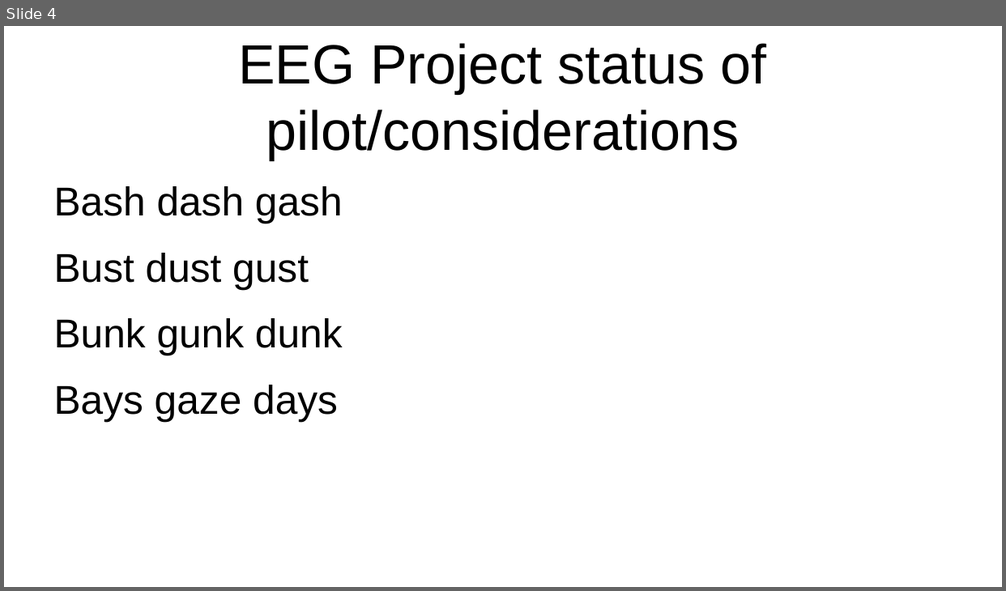
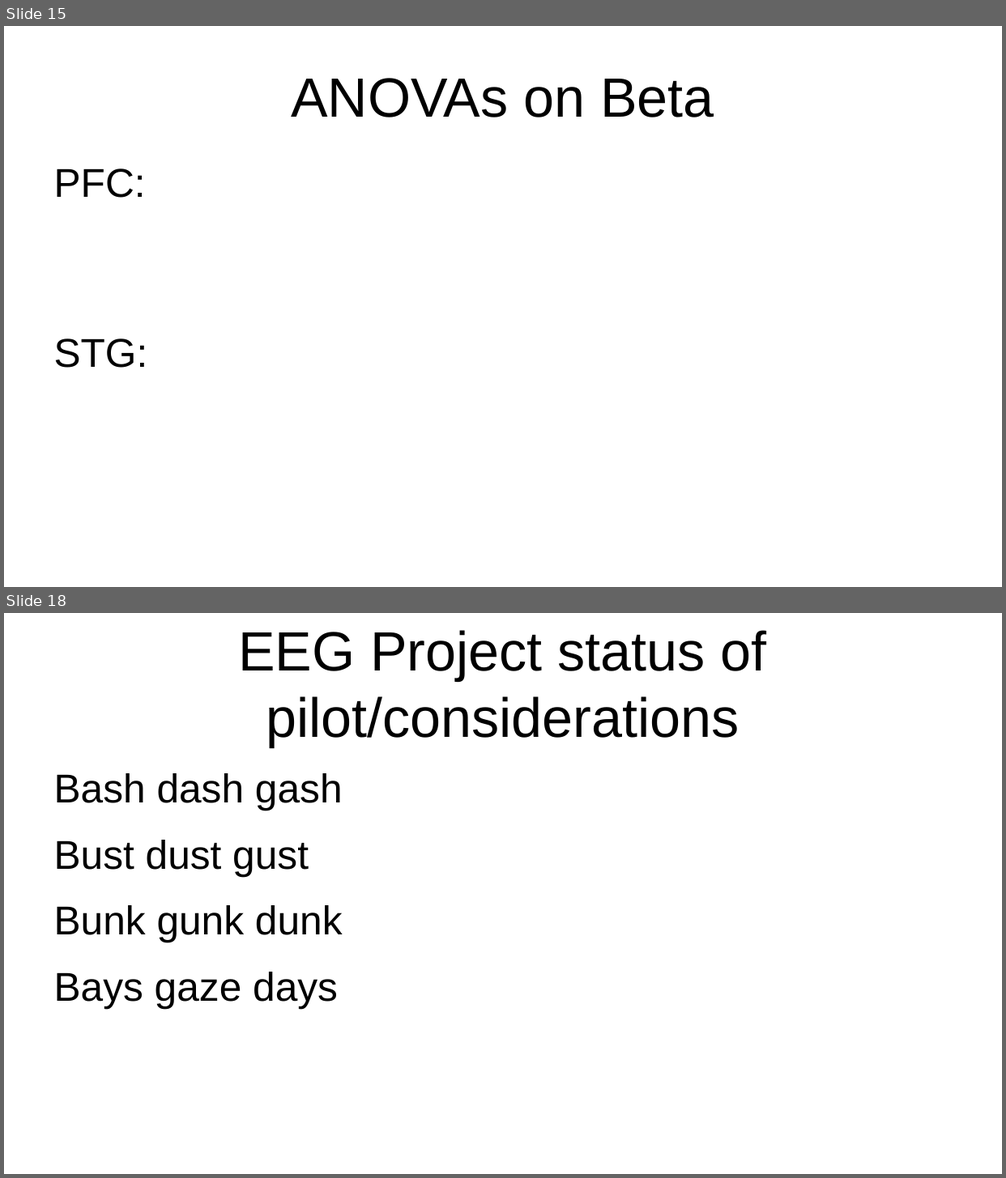
Before and after one commit to brichard28/Broadband-ILD-fNIRS, a slide deck: SRM-NIRS-EEG Update 4-19.pptx. Shown one above the other, each under a label of ours: slide 4 before the commit, slides 15 and 18 after it; the slides between them are not shown. The pictures are 1006x591 and 1006x1178 pixels, drawn with LibreOffice and Linux fonts; fonts in the diff are those of the drawing. Boxes give left, top, right and bottom in pixels: in the first picture for what was removed or moved away, otherwise in the second. Text is boxed around its words. In the diff, an @@ line names an element or a change of style, - is before the commit and + after.

```diff
--- a/SRM-NIRS-EEG Update 4-19.pptx
+++ b/SRM-NIRS-EEG Update 4-19.pptx
@@ slide 15 added at bbox=[4, 26, 1002, 587], background #FFFFFF @@
@@ title added at bbox=[291, 78, 714, 118], 44 pt, text #000000 @@
+ANOVAs on Beta
@@ text added at bbox=[54, 169, 146, 198], 32 pt, text #000000 @@
+PFC:
@@ text added at bbox=[54, 339, 148, 368], 32 pt, text #000000 @@
+STG:
@@ what was slide 4 is now slide 18 @@
```
Also in this commit, not shown: 1 slide changed, 13 other slides added, 10 other files.
